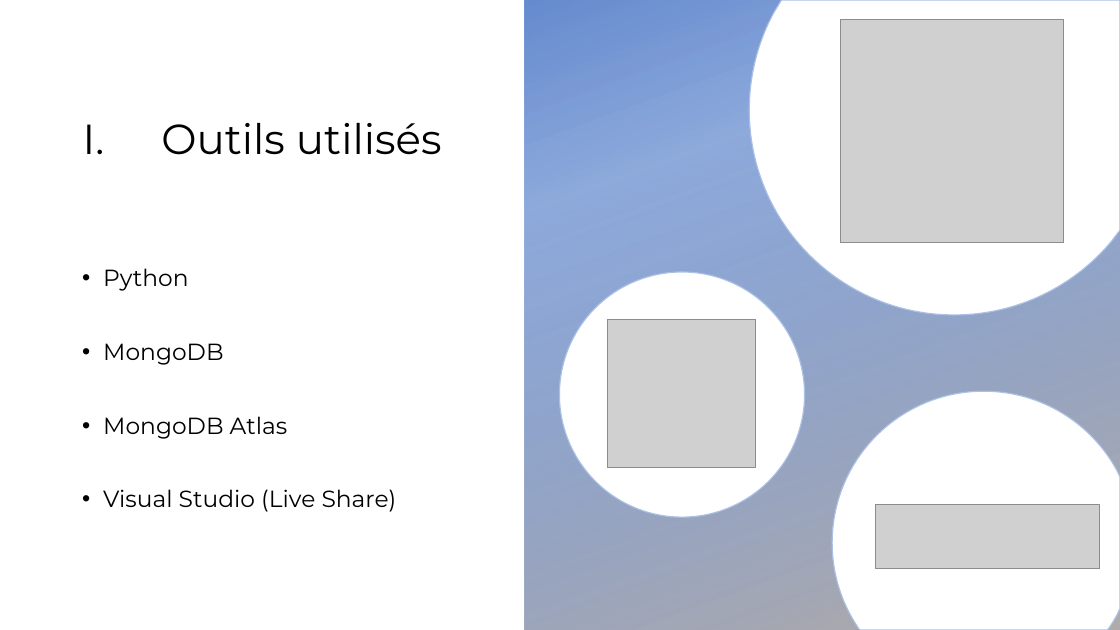
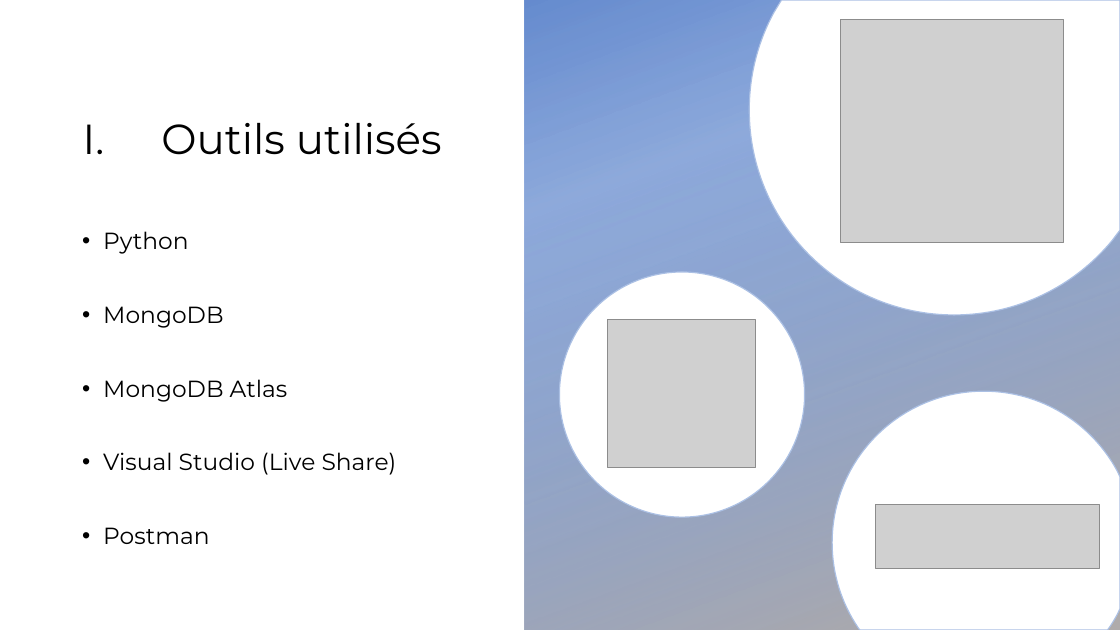
Before and after one commit to DavidMTdev/NoSQL-Project, a slide deck: slide 3 of NoSQL Presentation.pptx. Drawn at 1120x630 pixels with LibreOffice and Linux fonts; fonts in the diff are those of the drawing; grey boxes stand for pictures; background and template pictures are left out. Boxes give left, top, right and bottom in pixels: in the first picture for what was removed or moved away, otherwise in the second. Text is boxed around its words. In the diff, an @@ line names an element or a change of style, - is before the commit and + after.

Commit message:
added presentation

```diff
--- a/NoSQL Presentation.pptx
+++ b/NoSQL Presentation.pptx
@@ text at <box>103,527,209,544</box>: paragraph added @@
+• Postman
```
